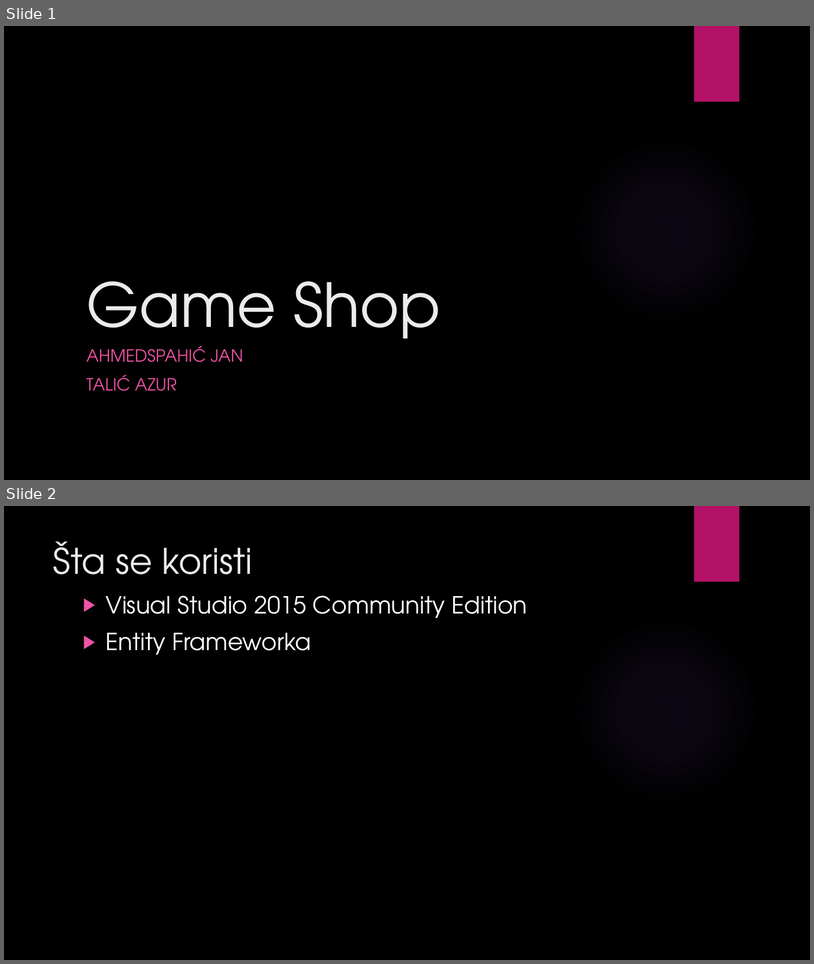
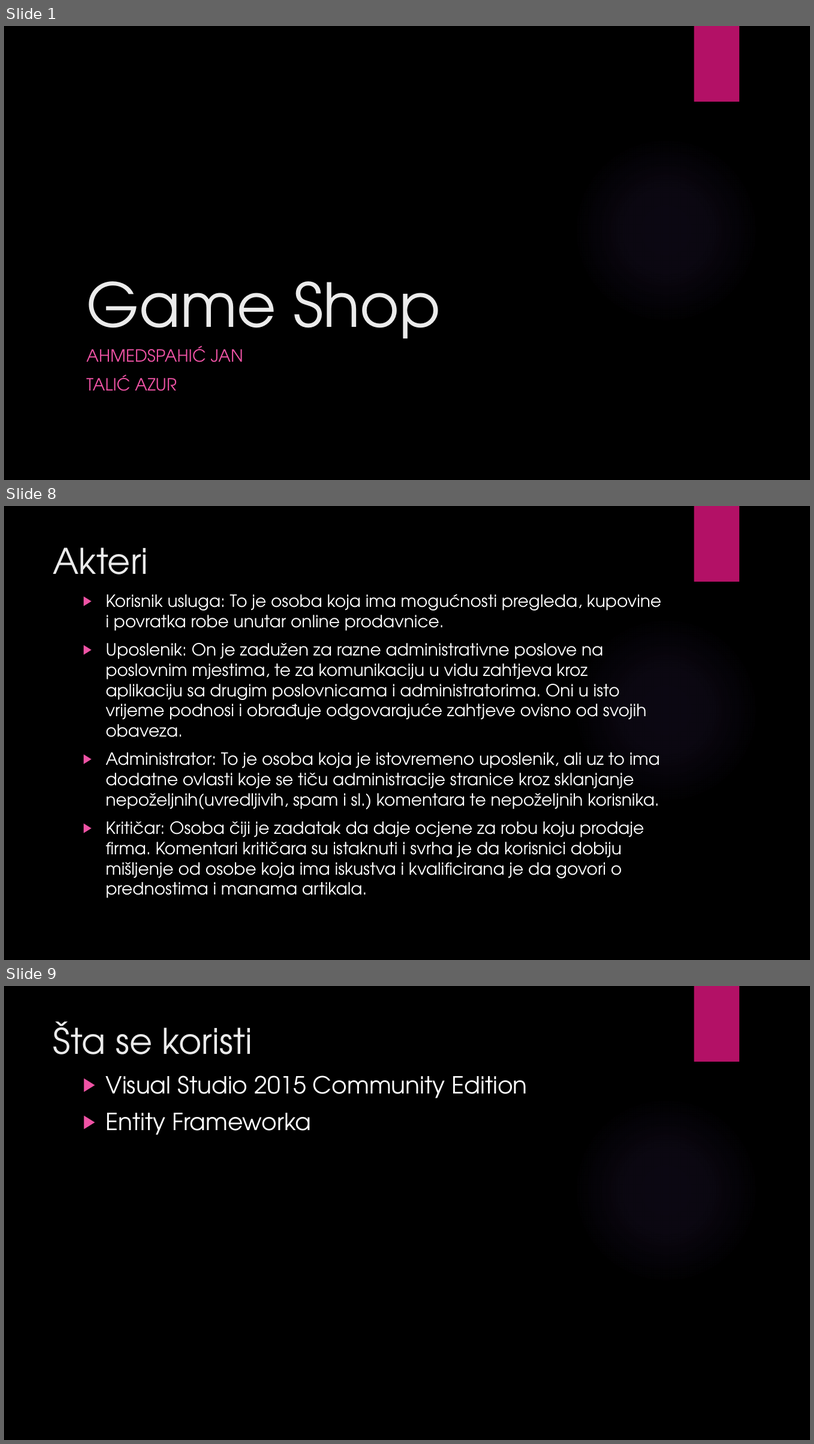
Before and after one commit to ooad-2016-2017/Tim19-PraiseTheSun, a slide deck: Game_Shop.pptx. Shown one above the other, each under a label of ours: slides 1 and 2 before the commit, slides 1, 8 and 9 after it; the slides between them are not shown. The pictures are 814x964 and 814x1444 pixels, drawn with LibreOffice and Linux fonts; fonts in the diff are those of the drawing; background and template pictures are left out. Boxes give left, top, right and bottom in pixels: in the first picture for what was removed or moved away, otherwise in the second. Text is boxed around its words. In the diff, an @@ line names an element or a change of style, - is before the commit and + after.

```diff
--- a/Game_Shop.pptx
+++ b/Game_Shop.pptx
@@ slide 8 added at [4, 506, 810, 960], background picture (left out); not listed: 2 template elements that a slide beside it also shows @@
@@ title added at [53, 547, 148, 574], 42 pt, text #EBEBEB @@
+Akteri
@@ text added at [106, 594, 662, 898], 20 pt, text #FFFFFF @@
+▶ Korisnik usluga: To je osoba koja ima mogućnosti pregleda, kupovine i povratka robe unutar online prodavnice.
+▶ Uposlenik: On je zadužen za razne administrativne poslove na poslovnim mjestima, te za komunikaciju u vidu zahtjeva kroz aplikaciju sa drugim poslovnicama i administratorima. Oni u isto vrijeme podnosi i obrađuje odgovarajuće zahtjeve ovisno od svojih obaveza.
+▶ Administrator: To je osoba koja je istovremeno uposlenik, ali uz to ima dodatne ovlasti koje se tiču administracije stranice kroz sklanjanje nepoželjnih(uvredljivih, spam i sl.) komentara te nepoželjnih korisnika.
+▶ Kritičar: Osoba čiji je zadatak da daje ocjene za robu koju prodaje firma. Komentari kritičara su istaknuti i svrha je da korisnici dobiju mišljenje od osobe koja ima iskustva i kvalificirana je da govori o prednostima i manama artikala.
@@ what was slide 2 is now slide 9 @@
```
Also in this commit, not shown: 6 other slides added, 1 slide removed.
